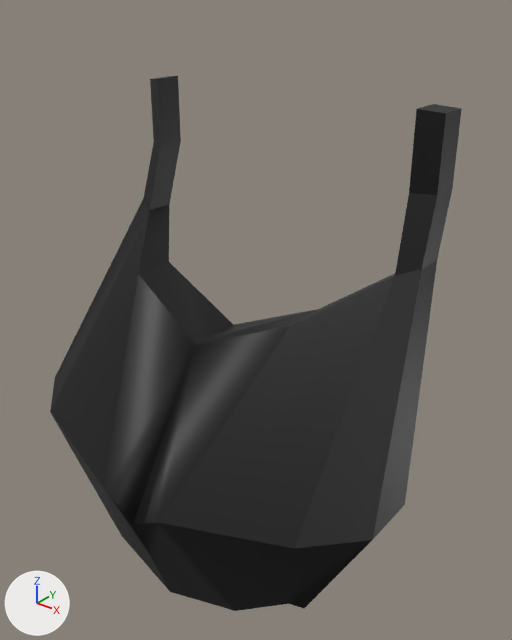
An edit to the FBX model Harden/beard.fbx, drawn before and after from the same camera.
The view is the same before and after, from a camera (50 mm lens) standing at (0.1262, -0.1925, 1.2453) and looking at (0.0081, -0.0449, 1.1538). The lights are fixed; the arrows at lower left show +X, +Y and +Z. Where no turn or scale is listed for an object, it has been applied to the vertices.

The first picture shows 'beard'.
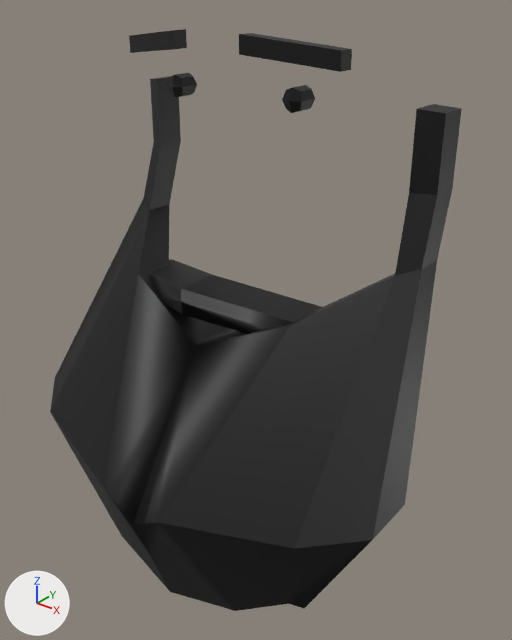
What differs and where, as boxes [x1, y1, x2, y2] in the pictures (512 x 640 px):
'beard', reshaped (9% taller)
    before: [50, 76, 462, 611]
    after: [50, 29, 462, 611]
part 1 of me_cube_003, added (black)
    after: [282, 85, 315, 113]
part 2 of me_cube_003, added (black)
    after: [167, 73, 197, 98]
part 3 of me_cube_003, added (black)
    after: [129, 29, 352, 72]
part 4 of me_cube_003, added (black)
    after: [149, 259, 322, 334]

The edits, one by one:
me_cube_003 is used by ob_beard; location (0.0, -0.0624, 1.1191).
me_cube_003 had 58 vertices, 58 faces and spanned x -0.0639..0.0639, y -0.029..0.0461, z -0.052..0.0969.
me_cube_003 now has 122 vertices, 113 faces and spans x -0.0639..0.0639, y -0.029..0.0461, z -0.052..0.1138.
me_cube_003 part 1: a new loose piece of 18 vertices spanning x 0.0171..0.023, y 0.0156..0.0236, z 0.0956..0.1016, in mat_material_001 (black #000000).
me_cube_003 part 2: a new loose piece of 18 vertices spanning x -0.023..-0.0171, y 0.0156..0.0236, z 0.0956..0.1016, in mat_material_001 (black #000000).
Part 3, on me_cube_003:
8 vertices are added at x -0.035..0.035, y 0.0078..0.0146, z 0.1066..0.1138.
8 new vertices lie (0.0, 0.0045, 0.0) away from vertices in x -0.035..0.035, y 0.0078..0.0146, z 0.1066..0.1138.
12 new faces join them.
Part 4, on me_cube_003:
6 vertices are added at (0.032, 0.0123, 0.0338), (0.0341, 0.0123, 0.0415), (0.0, -0.0049, 0.0424), (0.0, -0.0049, 0.05), (-0.032, 0.0123, 0.0338), (-0.0341, 0.0123, 0.0415).
6 new vertices lie (0.0, 0.0129, 0.0) away from vertices in x -0.0341..0.0341, y -0.0049..0.0123, z 0.0338..0.05.
11 new faces join them.
